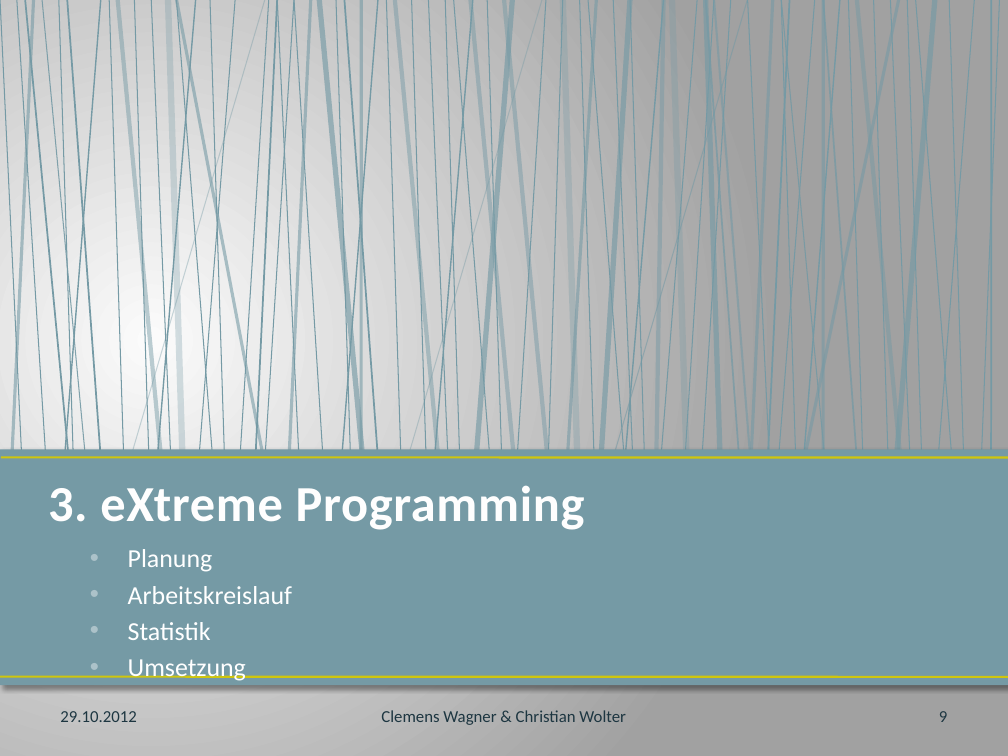
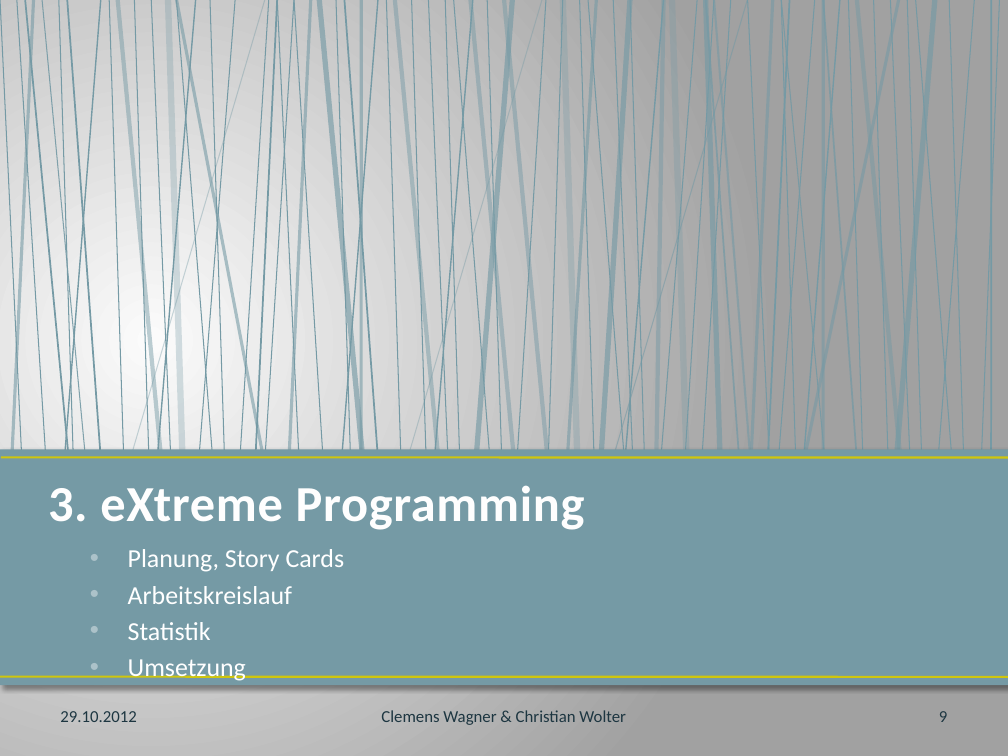
Before and after one commit to dev693/ants, a slide deck: slide 9 of Ants/src/doku/präsentation.pptx. Drawn at 1008x756 pixels with LibreOffice and Linux fonts; fonts in the diff are those of the drawing. Boxes give left, top, right and bottom in pixels: in the first picture for what was removed or moved away, otherwise in the second. Text is boxed around its words. In the diff, an @@ line names an element or a change of style, - is before the commit and + after.

```diff
--- a/Ants/src/doku/präsentation.pptx
+++ b/Ants/src/doku/präsentation.pptx
@@ text at (128, 549, 345, 572): text changed @@
-• Planung
+• Planung, Story Cards
```
Also in this commit, not shown: 2 other slides changed, 2 slides added, 1 other file.
